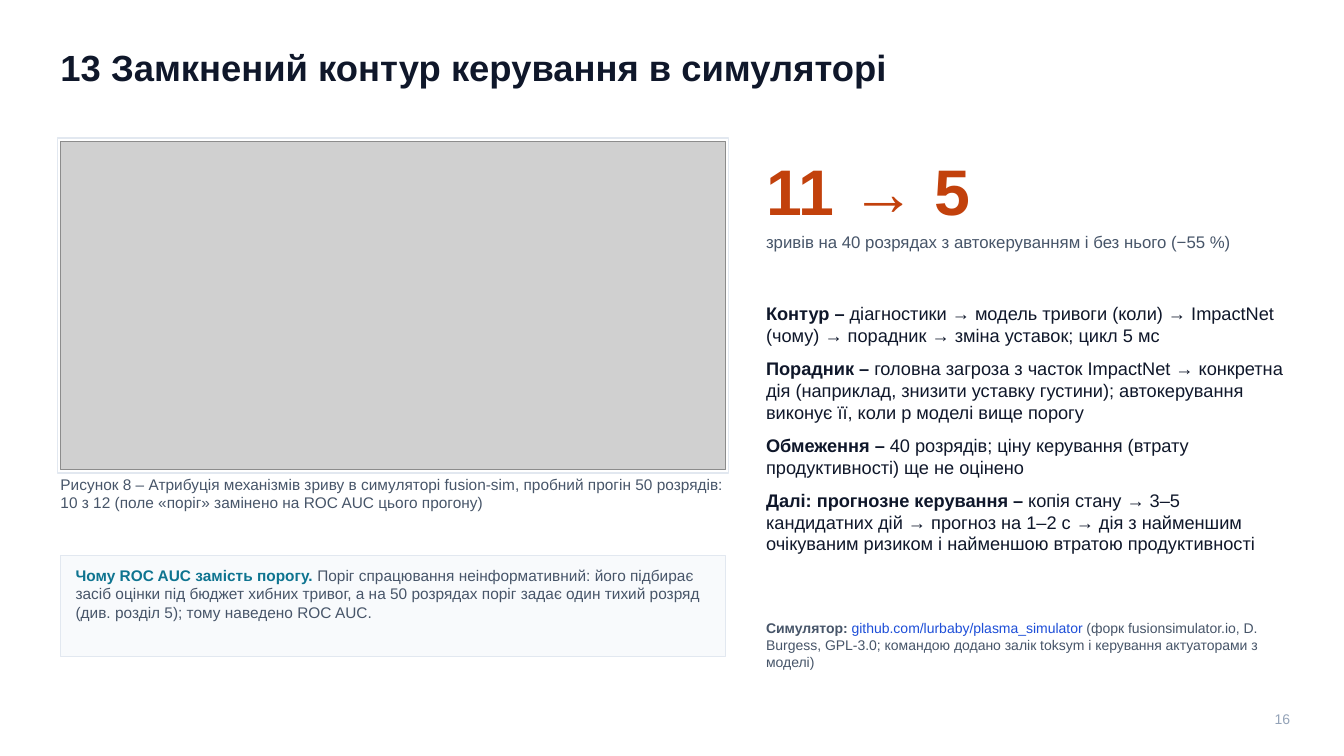
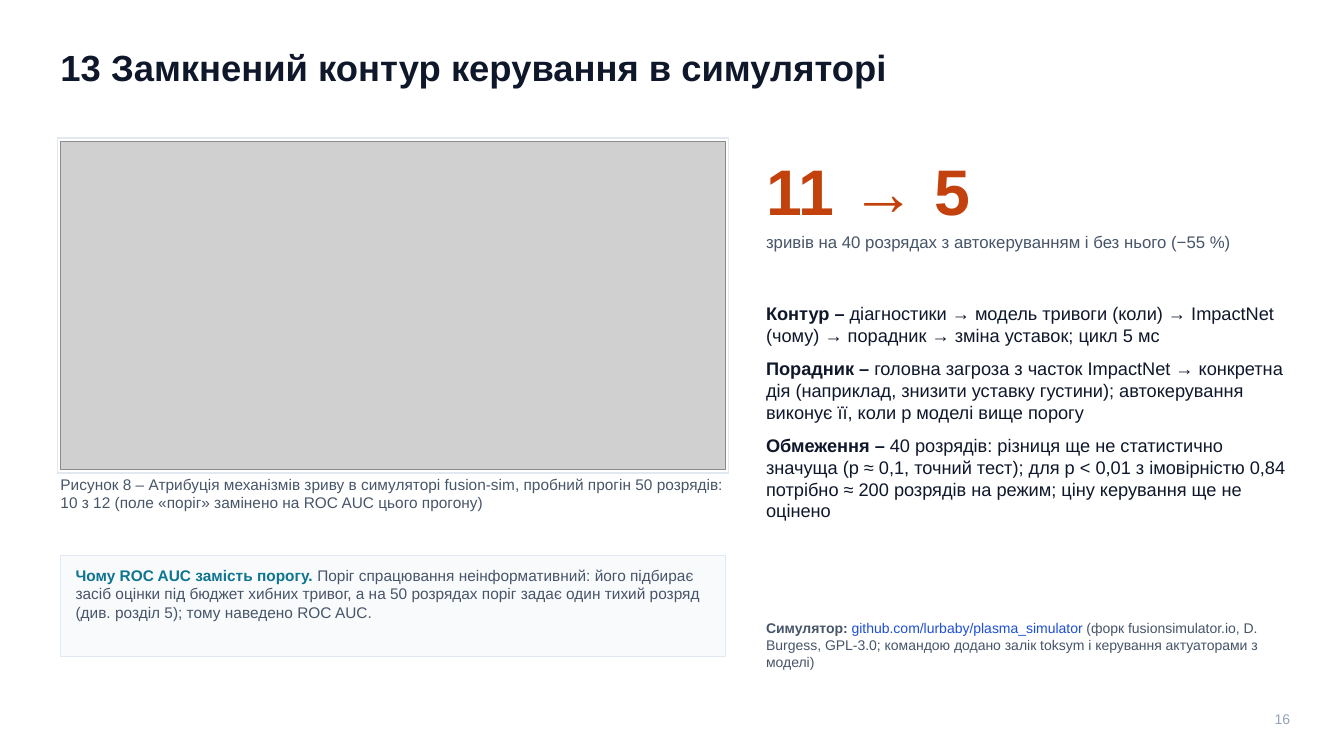
Before and after one commit to llllenah/plasma-disruption-prediction, a slide deck: slide 16 of docs/presentation.pptx. Drawn at 1344x756 pixels with LibreOffice and Linux fonts; fonts in the diff are those of the drawing; grey boxes stand for pictures. Boxes give left, top, right and bottom in pixels: in the first picture for what was removed or moved away, otherwise in the second. Text is boxed around its words. In the diff, an @@ line names an element or a change of style, - is before the commit and + after.

```diff
--- a/docs/presentation.pptx
+++ b/docs/presentation.pptx
@@ text at (x1=766, y1=438, x2=1285, y2=521): text changed @@
-Обмеження – 40 розрядів; ціну керування (втрату продуктивності) ще не оцінено
-Далі: прогнозне керування – копія стану → 3–5 кандидатних дій → прогноз на 1–2 с → дія з найменшим очікуваним ризиком і найменшою втратою продуктивності
+Обмеження – 40 розрядів: різниця ще не статистично значуща (p ≈ 0,1, точний тест); для p < 0,01 з імовірністю 0,84 потрібно ≈ 200 розрядів на режим; ціну керування ще не оцінено
```
Also in this commit, not shown: 2 other slides changed, 1 slide added, 2 other files.
